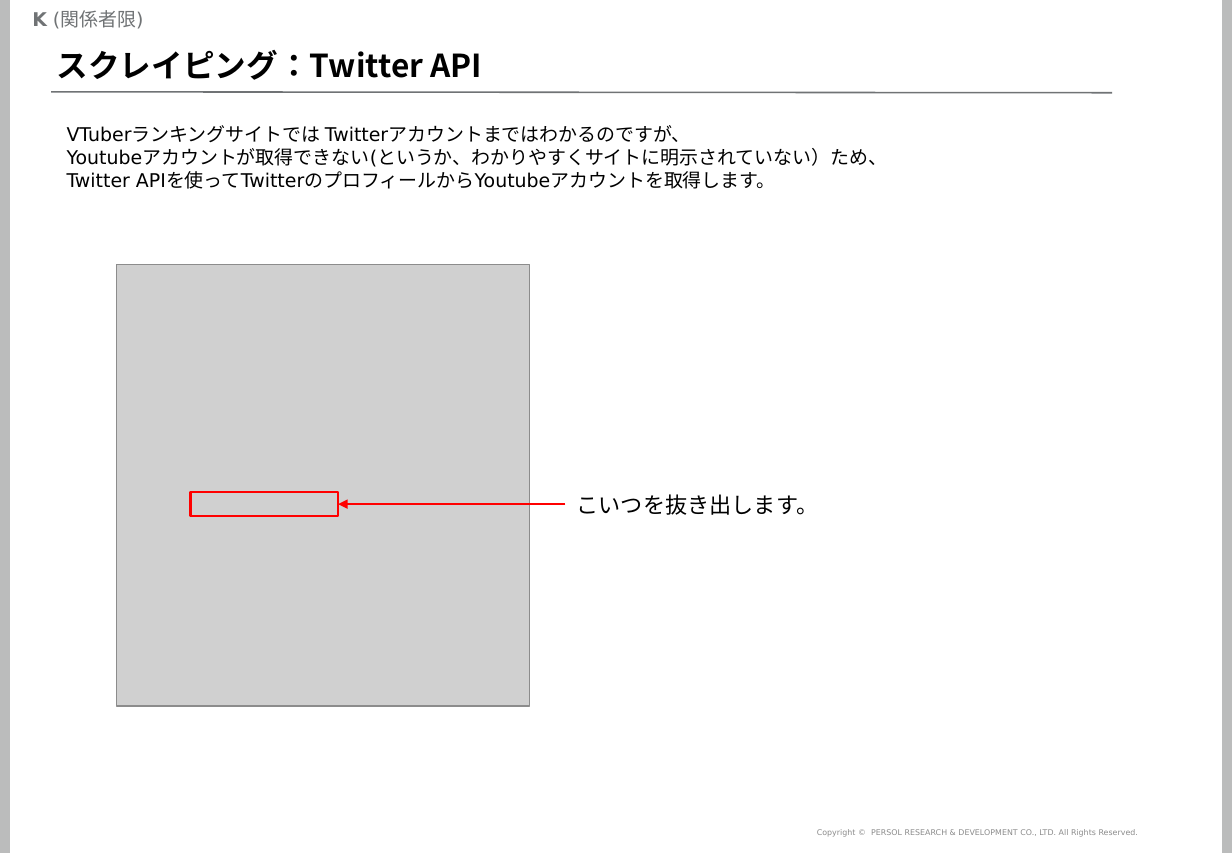
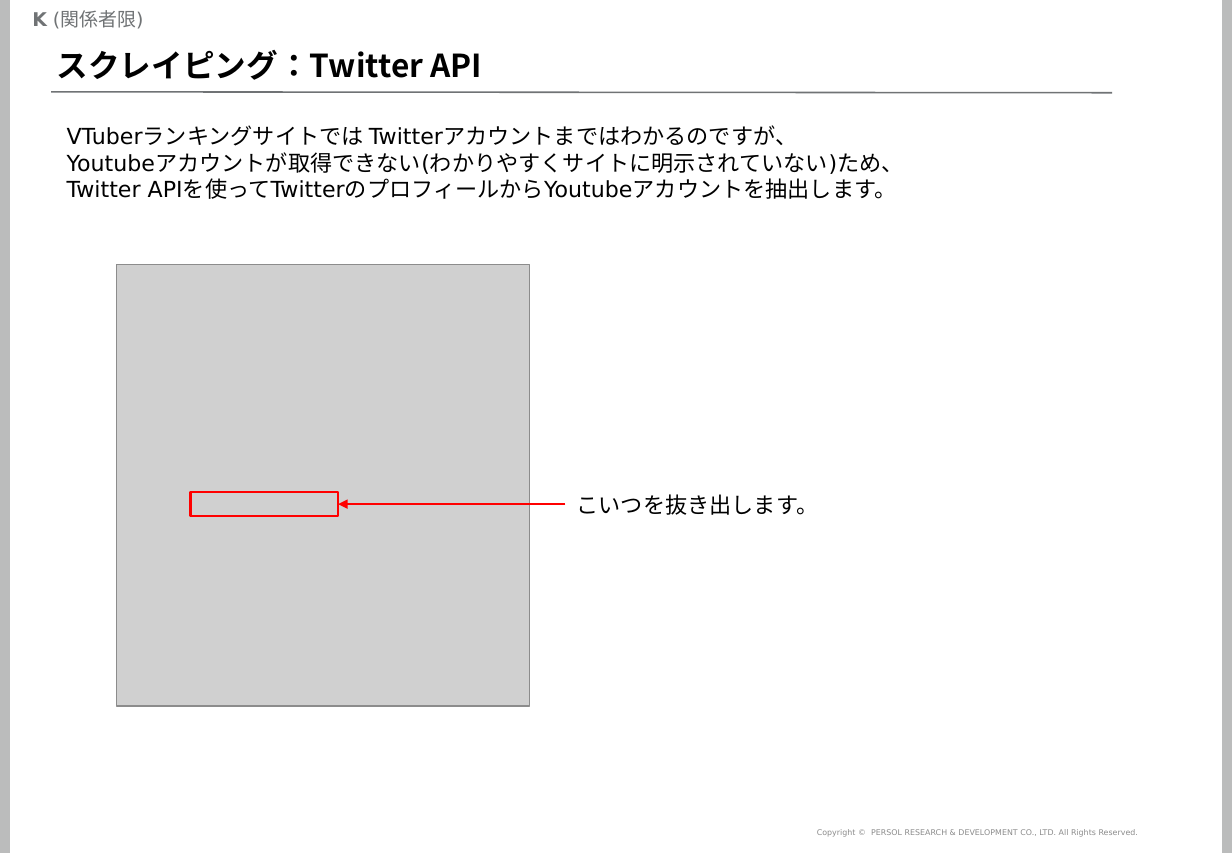
Before and after one commit to mogrodown/python_session, a slide deck: slide 38 of doc/python中級講座_2020.pptx (slide 36 before the commit). Drawn at 1232x853 pixels with LibreOffice and Linux fonts; fonts in the diff are those of the drawing; grey boxes stand for pictures; background and template pictures are left out. Boxes give left, top, right and bottom in pixels: in the first picture for what was removed or moved away, otherwise in the second. Text is boxed around its words. In the diff, an @@ line names an element or a change of style, - is before the commit and + after.

```diff
--- a/doc/python中級講座_2020.pptx
+++ b/doc/python中級講座_2020.pptx
@@ text at [67, 126, 797, 146]: size 12 to 14 pt in "VTuberランキングサイトでは Twitterアカウントまではわかるのですが、" @@
@@ text at [67, 153, 904, 199]: text changed; size 12 to 14 pt @@
-Youtubeアカウントが取得できない(というか、わかりやすくサイトに明示されていない）ため、
-Twitter APIを使ってTwitterのプロフィールからYoutubeアカウントを取得します。
+Youtubeアカウントが取得できない(わかりやすくサイトに明示されていない)ため、
+Twitter APIを使ってTwitterのプロフィールからYoutubeアカウントを抽出します。
```
Also in this commit, not shown: 29 other slides changed, 6 slides added, 2 slides removed, 6 other files.
